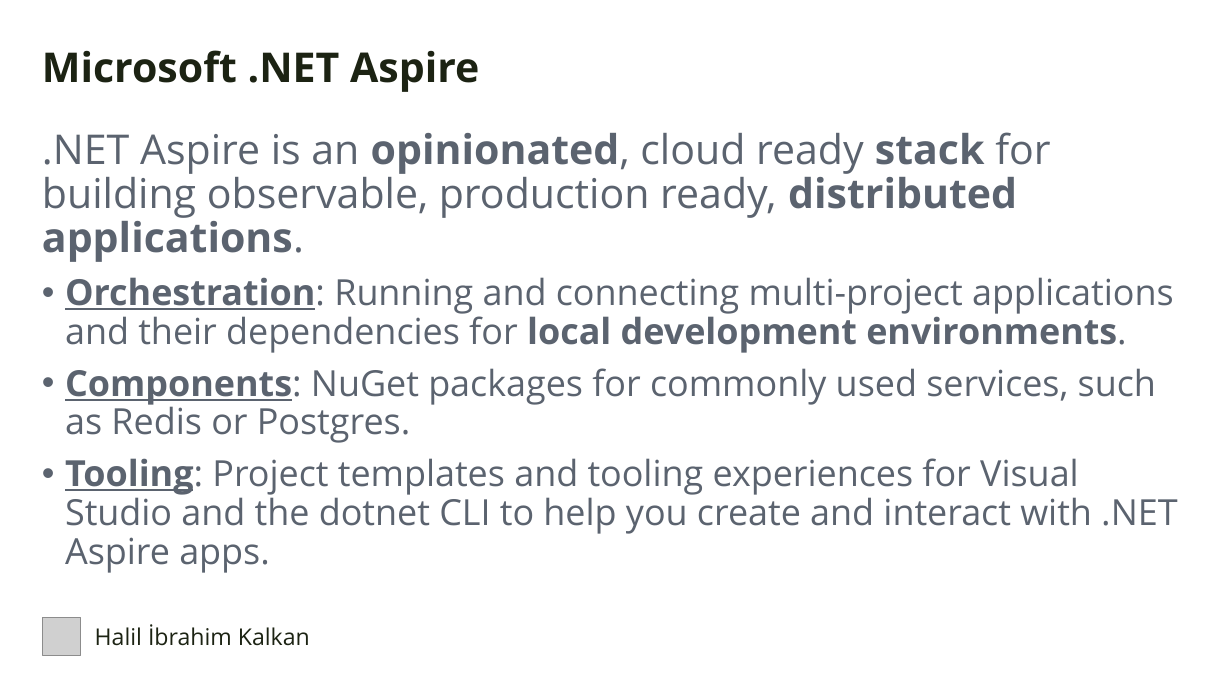
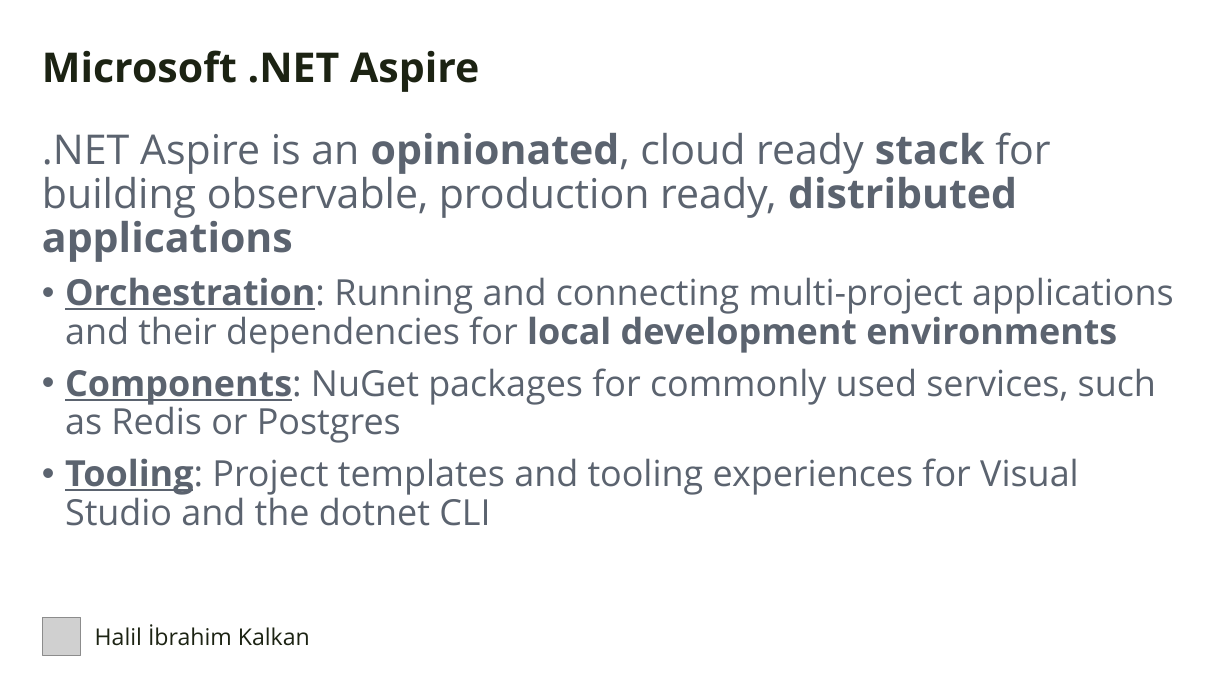
Before and after one commit to hikalkan/presentations, a slide deck: slide 11 of 2024-05-24 DevDays Kubernetes Integrated Dev Environment/Kubernetes Presentation.pptx. Drawn at 1232x693 pixels with LibreOffice and Linux fonts; fonts in the diff are those of the drawing; grey boxes stand for pictures; background and template pictures are left out. Boxes give left, top, right and bottom in pixels: in the first picture for what was removed or moved away, otherwise in the second. Text is boxed around its words. In the diff, an @@ line names an element or a change of style, - is before the commit and + after.

```diff
--- a/2024-05-24 DevDays Kubernetes Integrated Dev Environment/Kubernetes Presentation.pptx
+++ b/2024-05-24 DevDays Kubernetes Integrated Dev Environment/Kubernetes Presentation.pptx
@@ text at bbox=[42, 132, 1174, 526]: text changed @@
-.NET Aspire is an opinionated, cloud ready stack for building observable, production ready, distributed applications.
-• Orchestration: Running and connecting multi-project applications and their dependencies for local development environments.
-• Components: NuGet packages for commonly used services, such as Redis or Postgres.
-• Tooling: Project templates and tooling experiences for Visual Studio and the dotnet CLI to help you create and interact with .NET Aspire apps.
+.NET Aspire is an opinionated, cloud ready stack for building observable, production ready, distributed applications
+• Orchestration: Running and connecting multi-project applications and their dependencies for local development environments
+• Components: NuGet packages for commonly used services, such as Redis or Postgres
+• Tooling: Project templates and tooling experiences for Visual Studio and the dotnet CLI
```
